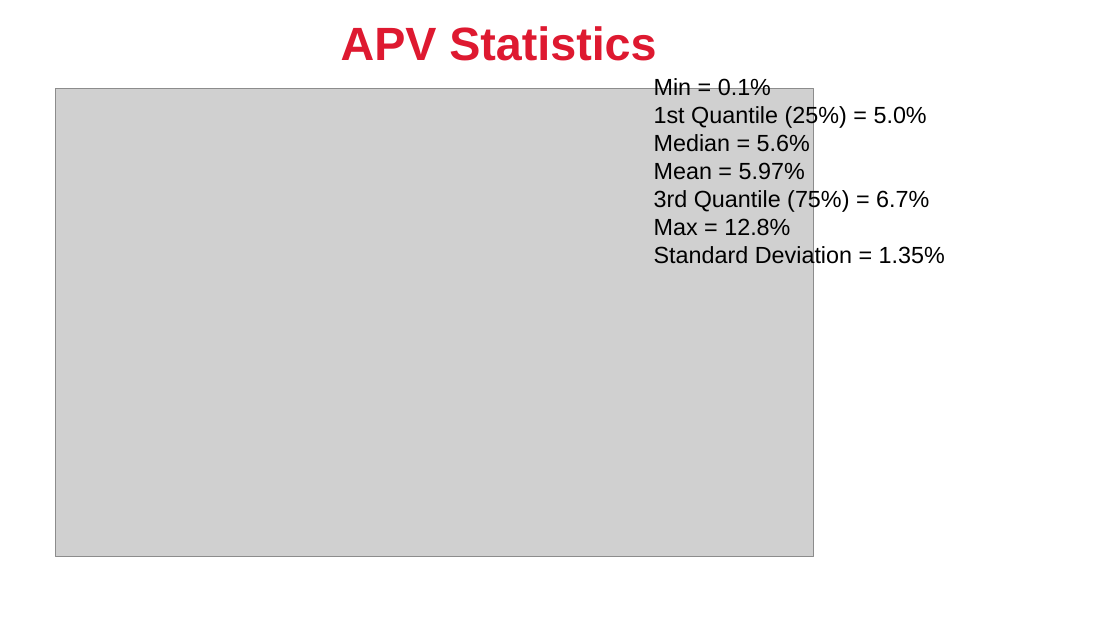
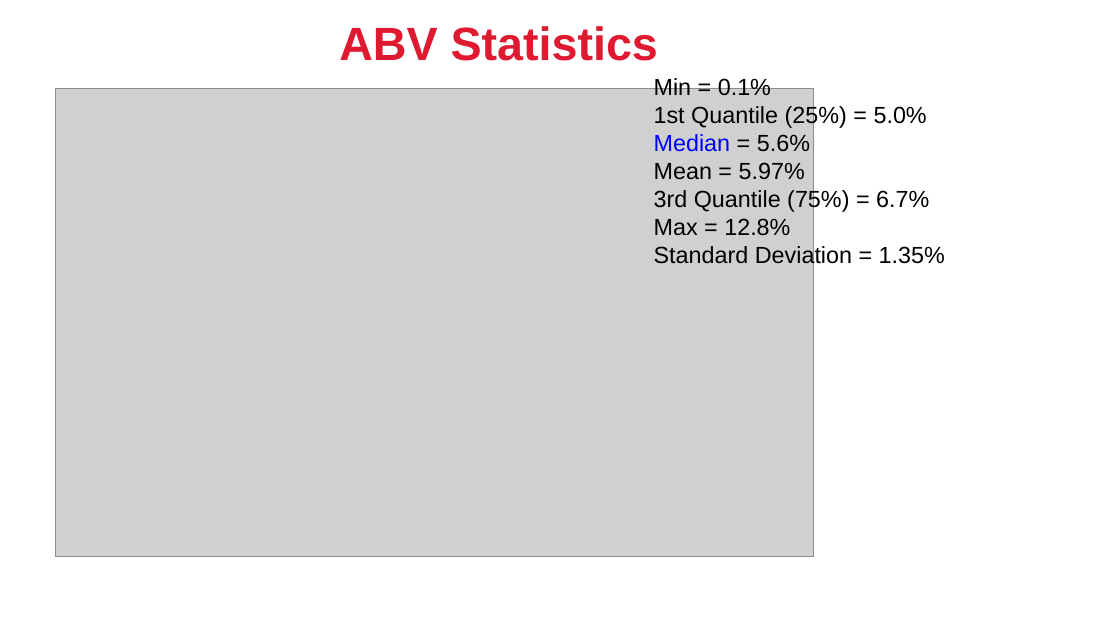
Before and after one commit to troymcsimov/6306, a slide deck: slide 8 of Case Study 1/EDA slides-1.pptx (slide 7 before the commit). Drawn at 1120x630 pixels with LibreOffice and Linux fonts; fonts in the diff are those of the drawing; grey boxes stand for pictures; background and template pictures are left out. Boxes give left, top, right and bottom in pixels: in the first picture for what was removed or moved away, otherwise in the second. Text is boxed around its words. In the diff, an @@ line names an element or a change of style, - is before the commit and + after.

```diff
--- a/Case Study 1/EDA slides-1.pptx
+++ b/Case Study 1/EDA slides-1.pptx
@@ title at <box>339,26,658,61</box>: text changed @@
-APV Statistics
+ABV Statistics
@@ text at <box>654,134,810,152</box>: text colour #000000 to #0000FF in "Median" @@
```
Also in this commit, not shown: 6 other slides changed, 3 slides added, 1 slide removed.
